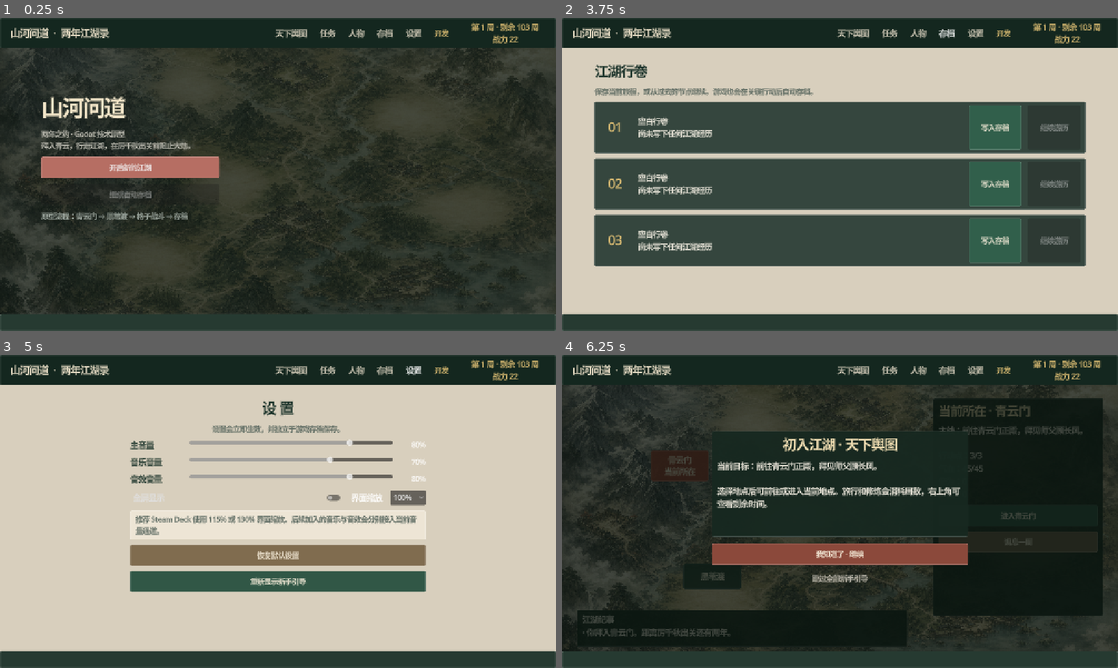
Above: before the commit, frames 1-4 (two rows, left to right).
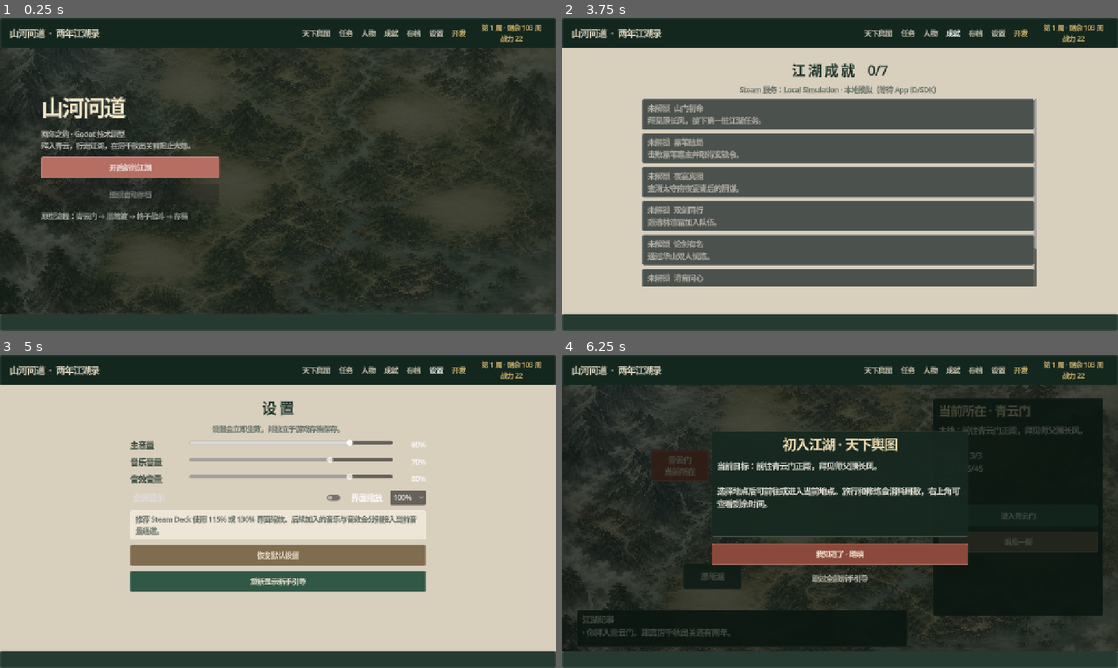
Above: after the commit, the same moments.

Repository: zijiangao/shanhe-wendao
Game: Godot game, scene res://scenes/main.tscn
Same seed, same stepped clock (60 frames per second), same inputs: the game is played once before the commit and once after it.
Inputs (mouse positions are in pixels of both pictures, inside the frame that each line leads up to):
- Up to frame 1 (0.25 s): no input
- Up to frame 2 (3.75 s): click "天下舆图" at 0.5 s; click "任务" at 1.25 s; click "人物" at 2 s; click "存档" at 2.75 s; click (951, 33) at 3.5 s, where only the run after the commit has a clickable "成就"
- Up to frame 3 (5 s): click "设置" at 4.25 s
- Up to frame 4 (6.25 s): click "开发" at 5 s; click "新游戏 · 青云门" at 5.75 s

The runs differ from the first frame. In frame 1, 1.3% of the frame differs, in the area x 1-98%, y 1-9%; in frame 2, 31%, in the area x 1-98%, y 1-86%; in frame 3, 1.7%; in frame 4, 1.3%.

Commit message:
Prepare Steam services and release pipeline

Diff:
--- /dev/null
+++ b/godot/autoload/steam_service.gd
@@ -0,0 +1,87 @@
+extends Node
+
+signal achievement_unlocked(api_name: String, title: String)
+
+const LOCAL_BACKEND := preload("res://scripts/steam/local_steam_backend.gd")
+const ACHIEVEMENTS_PATH := "res://data/steam_achievements.json"
+
+var backend
+var definitions: Array = []
+var definitions_by_id: Dictionary = {}
+
+func _ready() -> void:
+	_load_definitions()
+	use_backend(LOCAL_BACKEND.new())
+	GameState.state_changed.connect(_on_game_state_changed)
+	evaluate_state(GameState.data)
+
+func use_backend(next_backend) -> bool:
+	if next_backend == null or not next_backend.has_method("initialize"):
+		return false
+	backend = next_backend
+	return bool(backend.initialize())
+
+func backend_name() -> String:
+	return str(backend.backend_name()) if backend != null and backend.has_method("backend_name") else "Unavailable"
+
+func is_live() -> bool:
+	return bool(backend.is_live()) if backend != null and backend.has_method("is_live") else false
+
+func unlock(api_name: String) -> bool:
+	if backend == null or not definitions_by_id.has(api_name):
+		return false
+	if not bool(backend.unlock_achievement(api_name)):
+		return false
+	var definition: Dictionary = definitions_by_id[api_name]
+	achievement_unlocked.emit(api_name, str(definition.title))
+	return true
+
+func is_unlocked(api_name: String) -> bool:
+	return backend != null and bool(backend.is_achievement_unlocked(api_name))
+
+func unlocked_count() -> int:
+	var count := 0
+	for definition in definitions:
+		if is_unlocked(str(definition.api_name)):
+			count += 1
+	return count
+
+func evaluate_state(state: Dictionary) -> void:
+	if state.is_empty() or backend == null:
+		return
+	var stage := str(state.get("quest_stage", "meet_master"))
+	var later_stages := ["chapter2_complete", "huashan_meet_companion", "huashan_trial", "huashan_trial_complete", "chapter3_complete", "emei_meet_su", "emei_investigate", "emei_trial"]
+	if stage != "meet_master": unlock("ACH_FIRST_STEPS")
+	if "villain_revealed" in state.get("flags", []): unlock("ACH_BLACKREED_VICTORY")
+	if stage in later_stages: unlock("ACH_PALACE_TRUTH")
+	if "lin_qingshuang" in state.get("companions", []): unlock("ACH_SWORD_COMPANIONS")
+	if "思过崖通行令" in state.get("items", []): unlock("ACH_HUASHAN_TRIAL")
+	if stage == "emei_trial": unlock("ACH_EMEI_GUEST")
+	var mastery: Dictionary = state.get("skill_mastery", {})
+	var highest_mastery := maxi(int(mastery.get("cloud", 0)), maxi(int(mastery.get("frost", 0)), int(mastery.get("frost_guard", 0))))
+	backend.set_stat("STAT_HIGHEST_MASTERY", highest_mastery)
+	if highest_mastery >= 3: unlock("ACH_PRACTICED_HAND")
+
+func _on_game_state_changed() -> void:
+	evaluate_state(GameState.data)
+
+func _load_definitions() -> void:
+	definitions.clear()
+	definitions_by_id.clear()
+	var file := FileAccess.open(ACHIEVEMENTS_PATH, FileAccess.READ)
+	if file == null:
+		push_error("Steam achievement definitions are missing.")
+		return
+	var parsed = JSON.parse_string(file.get_as_text())
+	if typeof(parsed) != TYPE_ARRAY:
+		push_error("Steam achievement definitions must be an array.")
+		return
+	for value in parsed:
+		if typeof(value) != TYPE_DICTIONARY:
+			continue
+		var definition: Dictionary = value
+		var api_name := str(definition.get("api_name", ""))
+		if api_name.is_empty() or definitions_by_id.has(api_name):
+			continue
+		definitions.append(definition)
+		definitions_by_id[api_name] = definition
--- /dev/null
+++ b/godot/data/steam_achievements.json
@@ -0,0 +1,44 @@
+[
+  {
+    "api_name": "ACH_FIRST_STEPS",
+    "title": "山门初命",
+    "description": "拜见顾长风，接下第一桩江湖任务。",
+    "hidden": false
+  },
+  {
+    "api_name": "ACH_BLACKREED_VICTORY",
+    "title": "黑苇破局",
+    "description": "击败黑苇寨主并取得玄铁令。",
+    "hidden": false
+  },
+  {
+    "api_name": "ACH_PALACE_TRUTH",
+    "title": "夜宴真相",
+    "description": "查清太守府夜宴背后的阴谋。",
+    "hidden": false
+  },
+  {
+    "api_name": "ACH_SWORD_COMPANIONS",
+    "title": "双剑同行",
+    "description": "邀请林清霜加入队伍。",
+    "hidden": false
+  },
+  {
+    "api_name": "ACH_HUASHAN_TRIAL",
+    "title": "论剑有名",
+    "description": "通过华山双人试炼。",
+    "hidden": false
+  },
+  {
+    "api_name": "ACH_EMEI_GUEST",
+    "title": "清音问心",
+    "description": "通过峨眉试问。",
+    "hidden": false
+  },
+  {
+    "api_name": "ACH_PRACTICED_HAND",
+    "title": "剑不离手",
+    "description": "任一武学熟练度达到3。",
+    "hidden": false
+  }
+]
--- a/godot/main.gd
+++ b/godot/main.gd
@@ -34,6 +34,7 @@
 func _ready() -> void:
 	GameState.state_changed.connect(_on_state_changed)
 	GameState.battle_started.connect(func(): screen = "battle"; _rebuild())
+	SteamService.achievement_unlocked.connect(_on_achievement_unlocked)
 	_build_shell()
 	_show_menu()
 
@@ -66,21 +67,21 @@
 	root.add_child(header_panel)
 
 	var header := HBoxContainer.new()
-	header.add_theme_constant_override("separation", 22)
+	header.add_theme_constant_override("separation", 12)
 	header_panel.add_child(header)
 
 	var brand := Label.new()
 	brand.text = "  山河问道  ·  两年江湖录"
 	brand.size_flags_horizontal = Control.SIZE_EXPAND_FILL
-	brand.add_theme_font_size_override("font_size", 22)
+	brand.add_theme_font_size_override("font_size", 20)
 	brand.add_theme_color_override("font_color", Color("#eadfc7"))
 	header.add_child(brand)
 
-	for pair in [["天下舆图", "map"], ["任务", "quests"], ["人物", "character"], ["存档", "save"], ["设置", "settings"]]:
+	for pair in [["天下舆图", "map"], ["任务", "quests"], ["人物", "character"], ["成就", "achievements"], ["存档", "save"], ["设置", "settings"]]:
 		var button := Button.new()
 		button.text = pair[0]
 		button.flat = true
-		button.add_theme_font_size_override("font_size", 18)
+		button.add_theme_font_size_override("font_size", 16)
 		button.add_theme_color_override("font_color", Color("#d8d0bd"))
 		button.add_theme_color_override("font_hover_color", Color("#ffffff"))
 		button.add_theme_color_override("font_pressed_color", Color("#dfbf74"))
@@ -96,10 +97,10 @@
 		header.add_child(dev_button)
 
 	status_label = Label.new()
-	status_label.custom_minimum_size.x = 210
+	status_label.custom_minimum_size.x = 180
 	status_label.horizontal_alignment = HORIZONTAL_ALIGNMENT_CENTER
 	status_label.vertical_alignment = VERTICAL_ALIGNMENT_CENTER
-	status_label.add_theme_font_size_override("font_size", 17)
+	status_label.add_theme_font_size_override("font_size", 15)
 	status_label.add_theme_color_override("font_color", Color("#dfbf74"))
 	header.add_child(status_label)
 
@@ -174,6 +175,7 @@
 	_rebuild()
 
 func _rebuild() -> void:
+	SteamService.evaluate_state(GameState.data)
 	match screen:
 		"menu": _show_menu()
 		"map": _show_map()
@@ -186,6 +188,7 @@
 		"character": _show_character()
 		"save": _show_saves()
 		"settings": _show_settings()
+		"achievements": _show_achievements()
 		"battle": _show_battle()
 		"victory": _show_victory()
 		"defeat": _show_defeat()
@@ -660,6 +663,47 @@
 	hint.add_theme_font_size_override("font_size", 16)
 	hint.add_theme_color_override("font_color", Color("#cfc8b8"))
 	box.add_child(hint)
+
+func _show_achievements() -> void:
+	_clear_content()
+	var backdrop := ColorRect.new()
+	backdrop.color = Color("#d8cfbd")
+	backdrop.set_anchors_and_offsets_preset(Control.PRESET_FULL_RECT)
+	content.add_child(backdrop)
+	var panel := VBoxContainer.new()
+	panel.position = Vector2(185, 28)
+	panel.size = Vector2(910, 520)
+	panel.add_theme_constant_override("separation", 10)
+	content.add_child(panel)
+	var title := Label.new()
+	title.text = "江 湖 成 就    %d/%d" % [SteamService.unlocked_count(), SteamService.definitions.size()]
+	title.horizontal_alignment = HORIZONTAL_ALIGNMENT_CENTER
+	title.add_theme_font_size_override("font_size", 30)
+	title.add_theme_color_override("font_color", Color("#193128"))
+	panel.add_child(title)
+	var backend_label := Label.new()
+	backend_label.text = "Steam 服务：%s%s" % [SteamService.backend_name(), " · 已连接" if SteamService.is_live() else " · 本地模拟（等待 App ID/SDK）"]
+	backend_label.horizontal_alignment = HORIZONTAL_ALIGNMENT_CENTER
+	backend_label.add_theme_color_override("font_color", Color("#526159"))
+	panel.add_child(backend_label)
+	var scroll := ScrollContainer.new()
+	scroll.size_flags_vertical = Control.SIZE_EXPAND_FILL
+	panel.add_child(scroll)
+	var list := VBoxContainer.new()
+	list.size_flags_horizontal = Control.SIZE_EXPAND_FILL
+	list.add_theme_constant_override("separation", 8)
+	scroll.add_child(list)
+	for value in SteamService.definitions:
+		var definition: Dictionary = value
+		var unlocked: bool = SteamService.is_unlocked(str(definition.api_name))
+		var entry := Label.new()
+		entry.text = "%s  %s\n%s" % ["已解锁" if unlocked else "未解锁", str(definition.title), str(definition.description)]
+		entry.custom_minimum_size.y = 62
+		entry.vertical_alignment = VERTICAL_ALIGNMENT_CENTER
+		entry.add_theme_font_size_override("font_size", 17)
+		entry.add_theme_color_override("font_color", Color("#f2dfb3") if unlocked else Color("#b9b4aa"))
+		entry.add_theme_stylebox_override("normal", _box(Color("#294438") if unlocked else Color("#4b514d")))
+		list.add_child(entry)
 
 func _quest_objective() -> String:
 	return {
@@ -1469,6 +1513,10 @@
 func _on_state_changed() -> void:
 	_update_status()
 
+func _on_achievement_unlocked(_api_name: String, title: String) -> void:
+	AudioFeedback.play("victory", 1.2)
+	_toast("成就解锁 · %s" % title)
+
 func _update_status() -> void:
 	if status_label == null:
 		return
--- a/godot/project.godot
+++ b/godot/project.godot
@@ -22,6 +22,7 @@
 ContentDB="*res://autoload/content_db.gd"
 SettingsManager="*res://autoload/settings_manager.gd"
 AudioFeedback="*res://autoload/audio_feedback.gd"
+SteamService="*res://autoload/steam_service.gd"
 
 [display]
 
--- /dev/null
+++ b/godot/scripts/steam/local_steam_backend.gd
@@ -0,0 +1,61 @@
+class_name LocalSteamBackend
+extends RefCounted
+
+const DEFAULT_PATH := "user://steam_local.cfg"
+
+var path: String
+var unlocked: Dictionary = {}
+var stats: Dictionary = {}
+
+func _init(storage_path: String = DEFAULT_PATH) -> void:
+	path = storage_path
+
+func initialize() -> bool:
+	var config := ConfigFile.new()
+	if config.load(path) != OK:
+		return true
+	for key in config.get_section_keys("achievements"):
+		unlocked[str(key)] = bool(config.get_value("achievements", key, false))
+	for key in config.get_section_keys("stats"):
+		stats[str(key)] = int(config.get_value("stats", key, 0))
+	return true
+
+func backend_name() -> String:
+	return "Local Simulation"
+
+func is_live() -> bool:
+	return false
+
+func unlock_achievement(api_name: String) -> bool:
+	if bool(unlocked.get(api_name, false)):
+		return false
+	unlocked[api_name] = true
+	flush()
+	return true
+
+func is_achievement_unlocked(api_name: String) -> bool:
+	return bool(unlocked.get(api_name, false))
+
+func set_stat(stat_name: String, value: int) -> bool:
+	var normalized := maxi(0, value)
+	if int(stats.get(stat_name, 0)) == normalized:
+		return false
+	stats[stat_name] = normalized
+	flush()
+	return true
+
+func get_stat(stat_name: String) -> int:
+	return int(stats.get(stat_name, 0))
+
+func flush() -> bool:
+	var config := ConfigFile.new()
+	for key in unlocked:
+		config.set_value("achievements", key, bool(unlocked[key]))
+	for key in stats:
+		config.set_value("stats", key, int(stats[key]))
+	return config.save(path) == OK
+
+func reset_for_tests() -> void:
+	unlocked.clear()
+	stats.clear()
+	flush()
--- a/godot/scripts/ui/navigation_rules.gd
+++ b/godot/scripts/ui/navigation_rules.gd
@@ -1,7 +1,7 @@
 class_name NavigationRules
 extends RefCounted
 
-const OVERLAY_SCREENS := ["quests", "character", "save", "settings", "dev"]
+const OVERLAY_SCREENS := ["quests", "character", "achievements", "save", "settings", "dev"]
 
 static func back_action(screen: String, previous_screen: String = "map") -> Dictionary:
 	if screen in ["battle", "dialogue", "choice", "defeat"]:
--- /dev/null
+++ b/godot/tests/test_steam_service.gd
@@ -0,0 +1,43 @@
+extends SceneTree
+
+const LOCAL_BACKEND := preload("res://scripts/steam/local_steam_backend.gd")
+const TEST_PATH := "user://codex_steam_service_test.cfg"
+
+func _initialize() -> void:
+	_cleanup()
+	var service = root.get_node("SteamService")
+	if service.definitions.is_empty():
+		service._load_definitions()
+	var backend = LOCAL_BACKEND.new(TEST_PATH)
+	assert(service.use_backend(backend), "The local Steam backend should initialize without the SDK.")
+	assert(not service.is_live(), "The local backend must never claim a live Steam connection.")
+	assert(service.definitions.size() == 7, "The initial commercial achievement set should remain complete.")
+	var ids: Dictionary = {}
+	for definition in service.definitions:
+		var api_name := str(definition.api_name)
+		assert(api_name.begins_with("ACH_"), "Steam achievement API names should use a stable ACH_ prefix.")
+		assert(not ids.has(api_name), "Achievement API names must be unique.")
+		ids[api_name] = true
+
+	var state := {
+		"quest_stage": "emei_trial",
+		"flags": ["villain_revealed"],
+		"companions": ["lin_qingshuang"],
+		"items": ["思过崖通行令"],
+		"skill_mastery": {"cloud": 3, "frost": 0, "frost_guard": 0}
+	}
+	service.evaluate_state(state)
+	assert(service.unlocked_count() == service.definitions.size(), "A completed progression state should unlock all initial achievements.")
+	assert(backend.get_stat("STAT_HIGHEST_MASTERY") == 3, "Steam stat progress should mirror the highest mastery.")
+	assert(not service.unlock("ACH_FIRST_STEPS"), "Unlocking an existing achievement must be idempotent.")
+
+	var reloaded = LOCAL_BACKEND.new(TEST_PATH)
+	assert(reloaded.initialize(), "The local achievement file should reload.")
+	assert(reloaded.is_achievement_unlocked("ACH_EMEI_GUEST"), "Local achievement progress should persist across sessions.")
+	_cleanup()
+	print("SteamService tests passed.")
+	quit()
+
+func _cleanup() -> void:
+	if FileAccess.file_exists(TEST_PATH):
+		DirAccess.remove_absolute(ProjectSettings.globalize_path(TEST_PATH))
Not shown, added: godot/autoload/steam_service.gd.uid
Not shown, changed: godot/export_presets.cfg
Not shown, added: godot/scripts/steam/local_steam_backend.gd.uid
Not shown, added: godot/tests/test_steam_service.gd.uid
Not shown, changed: godot/BUILDING.md
Not shown, added: godot/STEAM_RELEASE.md
Not shown, added: steamworks/scripts/app_build.vdf.example
Not shown, added: steamworks/scripts/depot_build_windows.vdf.example
